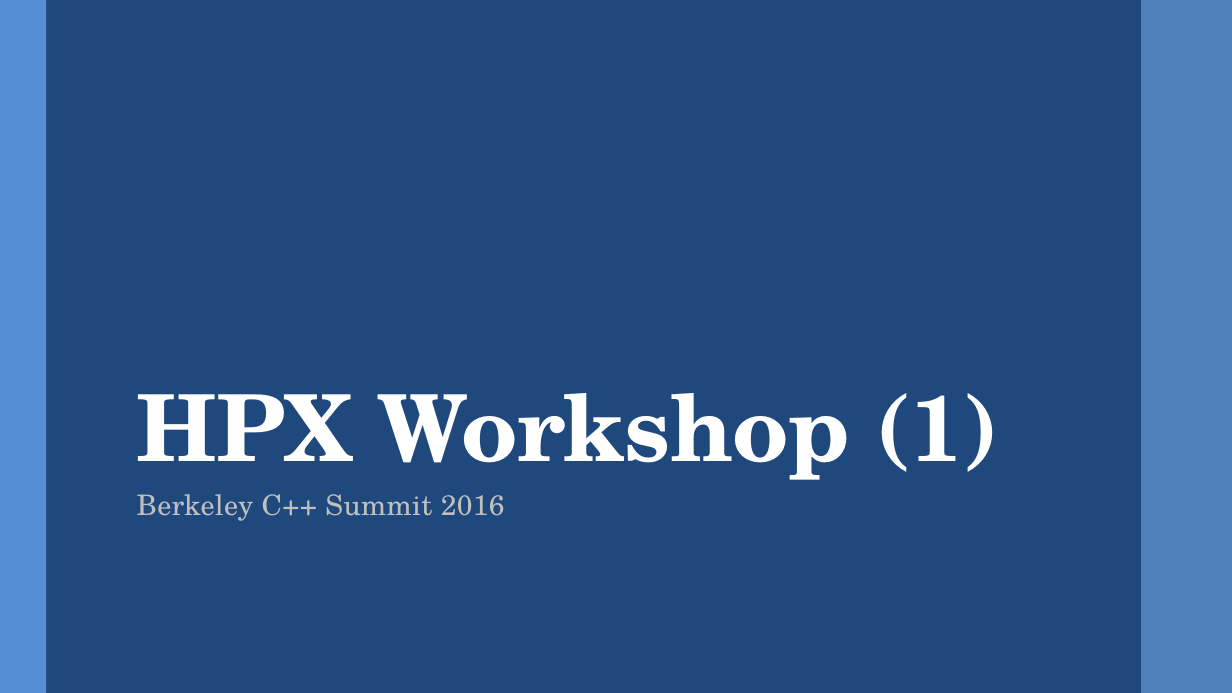
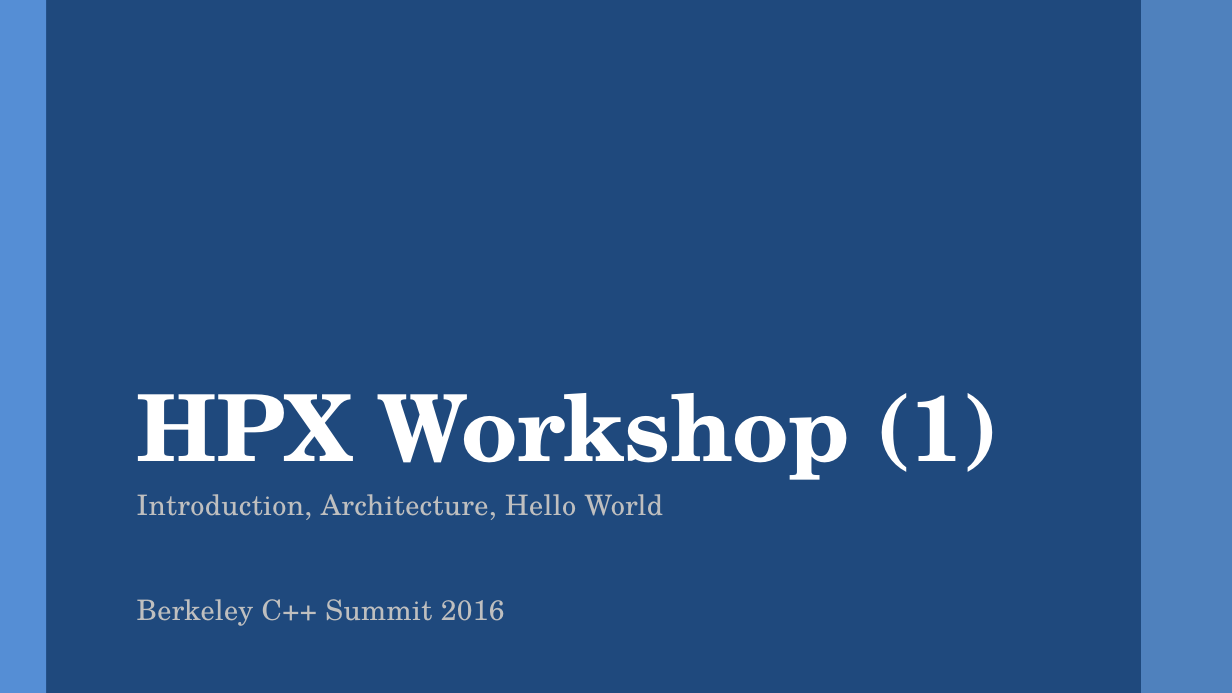
Before and after one commit to STEllAR-GROUP/tutorials, a slide deck: slide 1 of lbl2016/HPX Workshop (Berkeley C++ Summit) - 1.pptx. Drawn at 1232x693 pixels with LibreOffice and Linux fonts; fonts in the diff are those of the drawing. Boxes give left, top, right and bottom in pixels: in the first picture for what was removed or moved away, otherwise in the second. Text is boxed around its words. In the diff, an @@ line names an element or a change of style, - is before the commit and + after.

```diff
--- a/lbl2016/HPX Workshop (Berkeley C++ Summit) - 1.pptx
+++ b/lbl2016/HPX Workshop (Berkeley C++ Summit) - 1.pptx
@@ subtitle at (137,494,663,520): paragraph added @@
+Introduction, Architecture, Hello World
```
Also in this commit, not shown: 33 other slides changed, 1 slide added, 4 other files.
